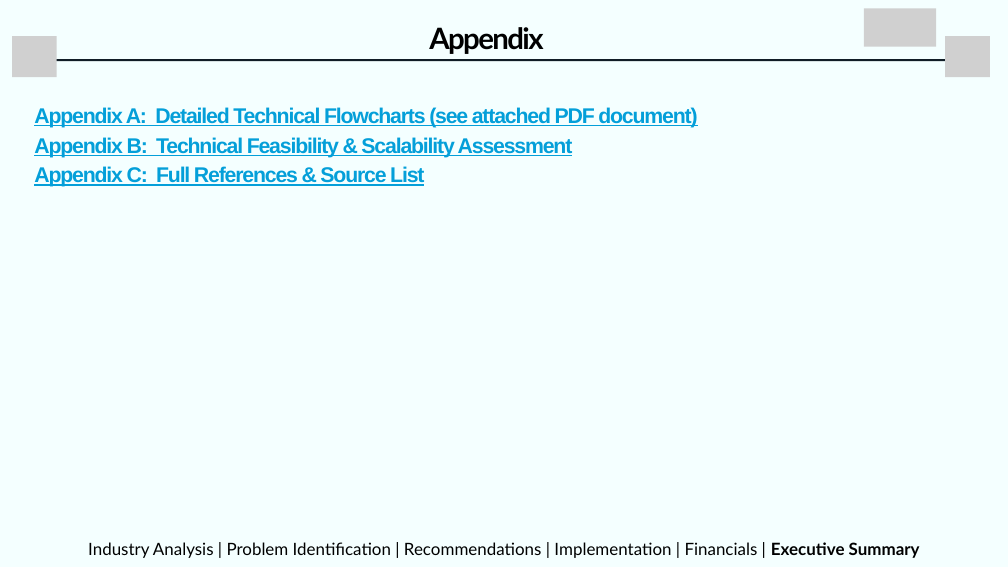
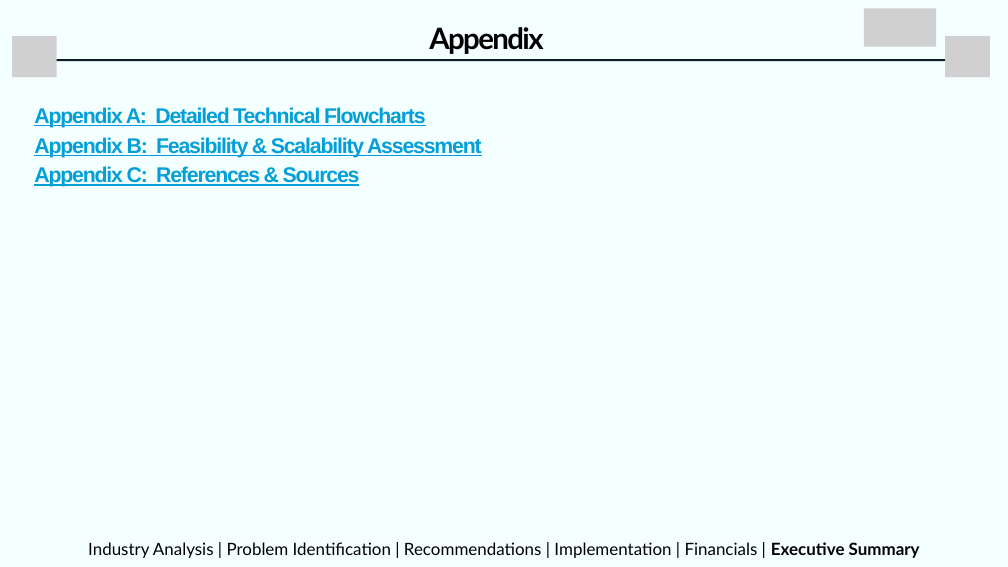
Before and after one commit to thenaivedetective/sp500-stock-performance, a slide deck: slide 16 of attached_assets/Cisco_Webex_Case_Comp_By_Agentix_Consulting_1772856010304.pptx. Drawn at 1008x567 pixels with LibreOffice and Linux fonts; fonts in the diff are those of the drawing; grey boxes stand for pictures. Boxes give left, top, right and bottom in pixels: in the first picture for what was removed or moved away, otherwise in the second. Text is boxed around its words. In the diff, an @@ line names an element or a change of style, - is before the commit and + after.

```diff
--- a/attached_assets/Cisco_Webex_Case_Comp_By_Agentix_Consulting_1772856010304.pptx
+++ b/attached_assets/Cisco_Webex_Case_Comp_By_Agentix_Consulting_1772856010304.pptx
@@ text at (34,107,482,187): text changed @@
-Appendix A: Detailed Technical Flowcharts (see attached PDF document)
-Appendix B: Technical Feasibility & Scalability Assessment
-Appendix C: Full References & Source List
+Appendix A: Detailed Technical Flowcharts
+Appendix B: Feasibility & Scalability Assessment
+Appendix C: References & Sources
```
Also in this commit, not shown: 12 other slides changed.
